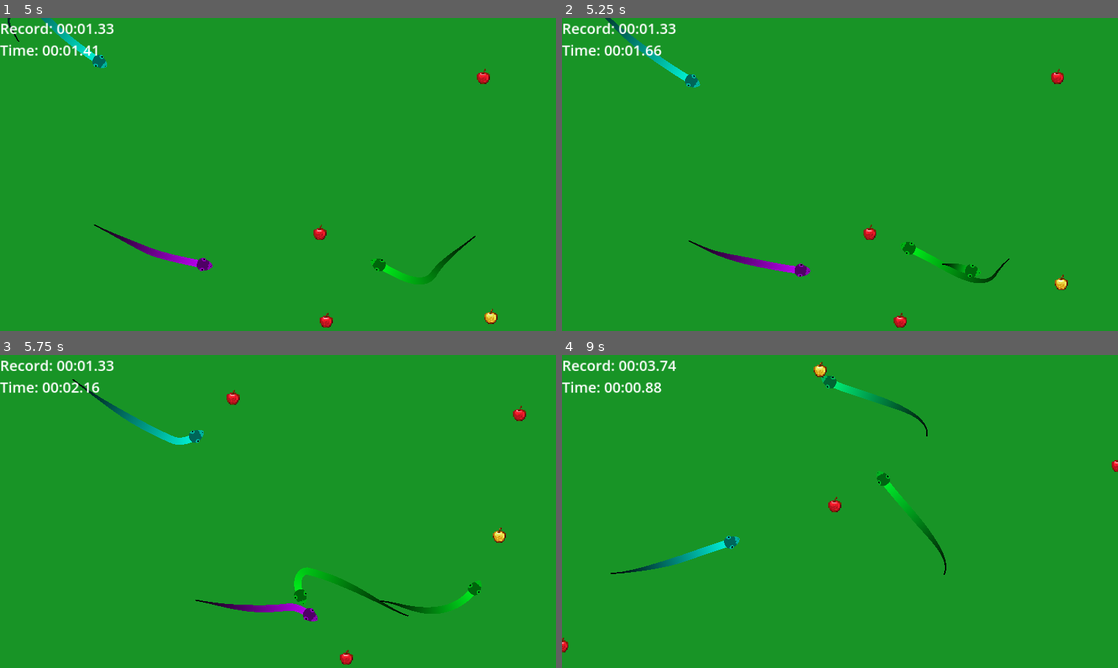
Above: before the commit, frames 1-4 (two rows, left to right).
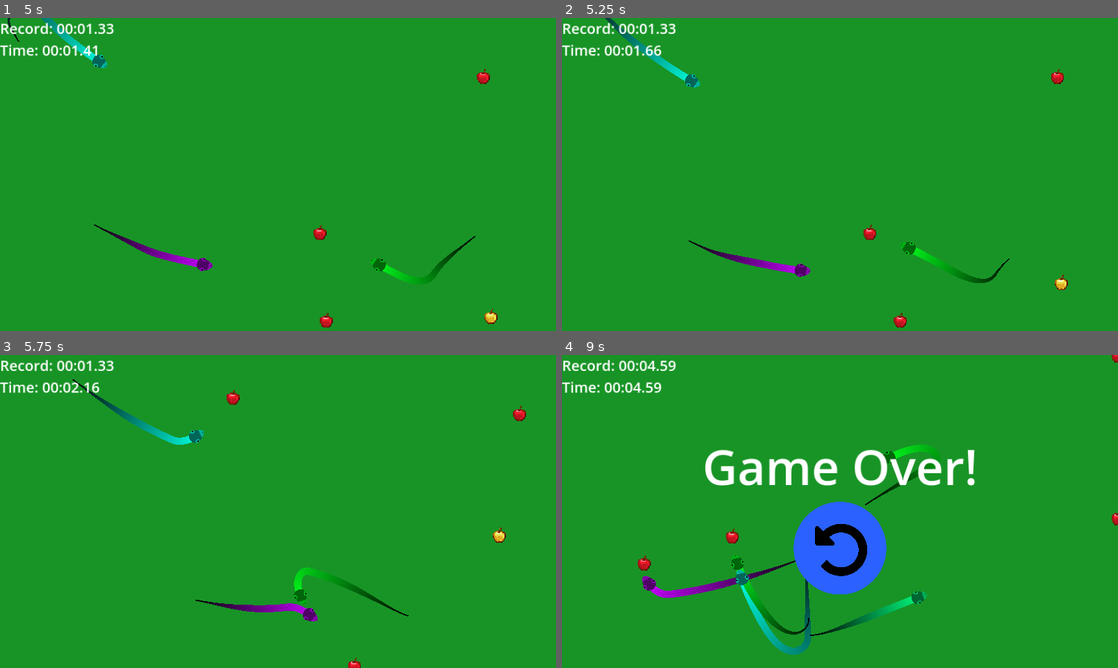
Above: after the commit, the same moments.

Repository: MaxMorfiX/GMTK2023
Game: Godot game, scene res://Menus/MainMenu/MainMenu.tscn
Same seed, same stepped clock (60 frames per second), same inputs: the game is played once before the commit and once after it.
Inputs (mouse positions are in pixels of both pictures, inside the frame that each line leads up to):
- Up to frame 1 (5 s): click (278, 193) at 0.5 s; hold Right (player_right) 1.28-2 s; click (278, 212) at 2 s; hold Down (player_down) 2.78-3.5 s; click (278, 212) at 3.5 s; hold Right (player_right) from 4.28 s (still down)
- Up to frame 2 (5.25 s): release Right (player_right) at 5.03 s; hold Up (player_up) from 5.03 s (still down)
- Up to frame 3 (5.75 s): keep holding Up (player_up)
- Up to frame 4 (9 s): release Up (player_up) at 5.78 s; hold Left (player_left) 5.78-7.28 s; hold Down (player_down) 7.28-8 s; click (840, 549) at 8.02 s; hold Right (player_right) from 8.78 s (still down)

Frame 1 is identical in both runs. In frame 2, 0.1% of the frame differs, in the area x 68-76%, y 78-83%; in frame 3, 0.4%; in frame 4, 9.8%, in the area x 0-100%, y 0-96%.

Commit message:
moved new snakes addition to Snake.gd | now they reproduce themselves if they eat an apple

Diff:
--- a/Game/Main/Game.gd
+++ b/Game/Main/Game.gd
@@ -19,17 +19,6 @@
 		snakes_spawner.add_new_snake()
 
 	spawn_player()
-
-func _process(_delta: float) -> void:
-
-	if Engine.get_process_frames() % time_between_snakes_spawn == 0:
-
-		var snakes: Array[Node] = snakes_spawner.get_children()
-		var rand_snake: Snake = snakes[rng.randf()*snakes.size()]
-
-		var pos: Vector2 = rand_snake.position
-
-		snakes_spawner.add_new_snake_with_position(pos)
 
 func spawn_player():
 	var player: Player = preload('res://Game/Main/Apple/Player/Player.tscn').instantiate()
--- a/Game/Main/Snake/Snake.gd
+++ b/Game/Main/Snake/Snake.gd
@@ -110,17 +110,24 @@
 
 	target = get_new_target()
 
-
 func _on_area_entered(area: Area2D) -> void:
 
-	if area is Apple:
+	if not area is Apple: return
 
-		var apple = area
+	var apple = area
 
-		if apple.picked: return
+	if apple.picked: return
 
-		length += apple.mass
+	length += apple.mass
 
-		apple.pick()
+	apple.pick()
 
-		change_target()
+	change_target()
+
+	if rng.randf() > 0.9: reproduce()
+
+func reproduce():
+
+	var pos: Vector2 = position
+
+	get_parent().add_new_snake_with_position(pos)
